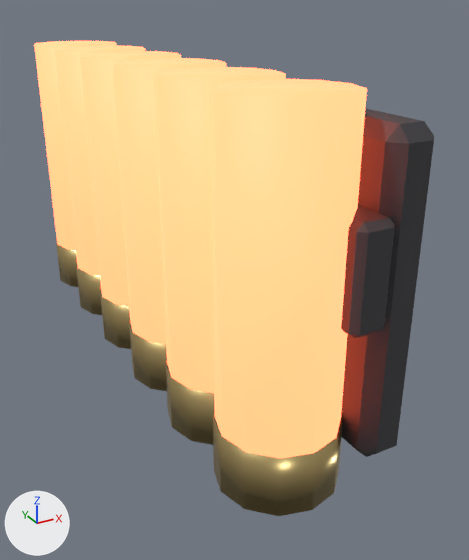
Before and after pictures for a commit that changed the glTF model assets/models/part_nosic.glb.
One viewpoint serves both versions: a 50 mm lens placed at (-0.062, -0.1134, 0.0394), pointed at (-0.0054, -0.0104, -0.0121). Arrows for +X, +Y and +Z are at lower left; the lights stay in place. The older version comes first. Vertices at exactly the same position are counted once.

The scene before the commit, as lines of its bpy script (objects in view):
```python
me_nosic = bpy.data.meshes.new('Nosic')
me_nosic.from_pydata(...)  # 336 vertices, 616 faces; spans x -0.0268..0.0, y -0.056..0.056, z -0.029..0.029
# faces by material slot: [88, 264, 264]
me_nosic.materials.append(mat_blackpoly)  # dark grey #3c3c3f
me_nosic.materials.append(mat_ledred)  # red #ff613f, glowing red #ff613f
me_nosic.materials.append(mat_brass)  # yellow #ceb67c
ob_nosic = bpy.data.objects.new('Nosic', me_nosic)
ob_nosic.location = (0.0, 0.0, 0.0)
```
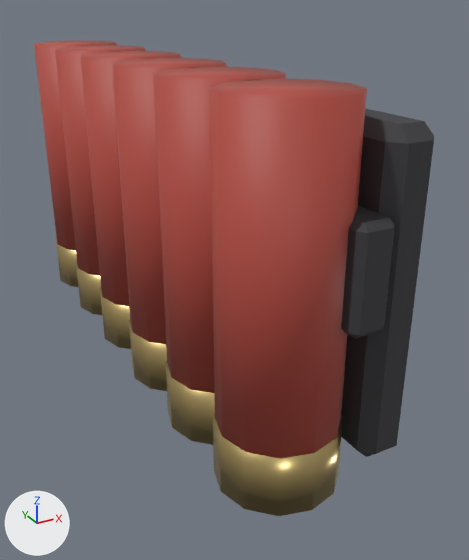
Location of each change, [x1, y1, x2, y2] in pixels of the pictures (469 x 560 px):
```json
{"part": 1, "of": "me_nosic", "change": "recoloured", "before": [34, 41, 367, 459], "after": [34, 41, 367, 459], "on screen": "darker"}
```

Scene script edits in JSON lines:
```json
{"op": "add", "block": "mat_shellhull", "code": ["mat_shellhull = principled_material('ShellHull')", "mat_shellhull.base_color = (0.45, 0.07, 0.05)  # red #b34b3f", "mat_shellhull.roughness = 0.55"]}
{"block": "me_nosic", "where": "me_nosic.from_pydata(...)  # 336 vertices, 616 faces; spans x -0.0268..0.0, y -0.056..0.056, z -0.029..0.029"}
{"block": "me_nosic", "where": "# used by ob_nosic; location = (0.0, 0.0, 0.0)"}
{"block": "me_nosic", "change": "me_nosic part 1: all 264 faces that had it switch from mat_ledred (red #ff613f, glowing red #ff613f) to mat_shellhull (red #b34b3f)"}
```
